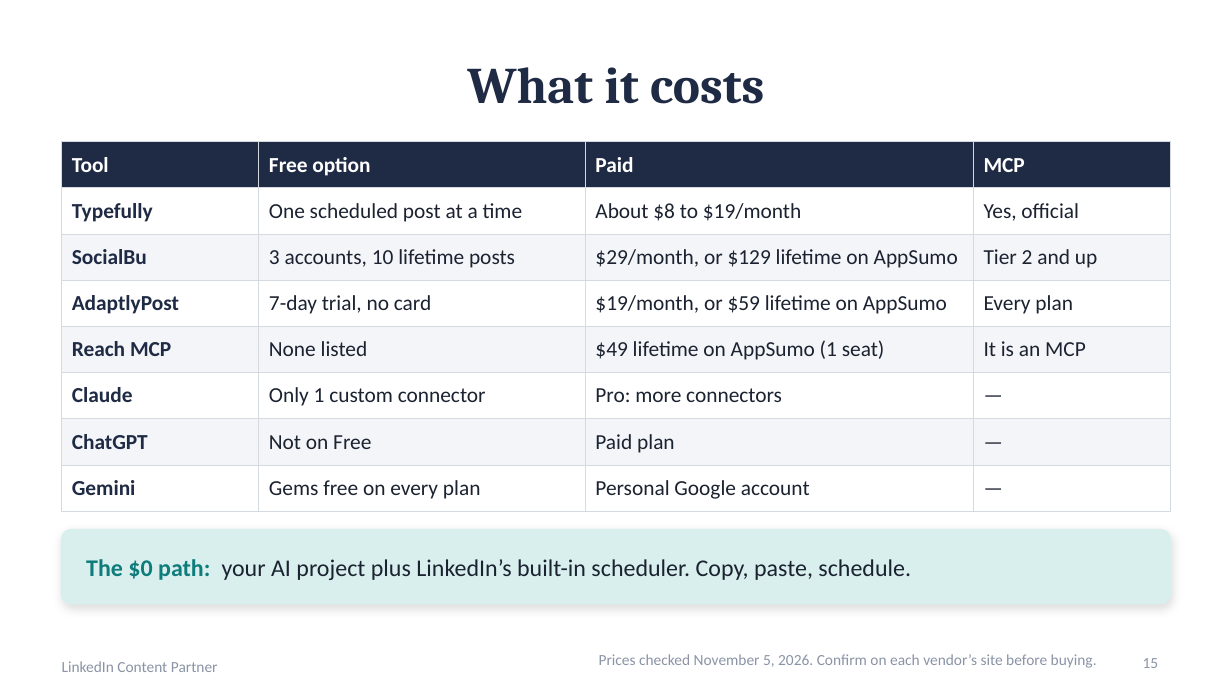
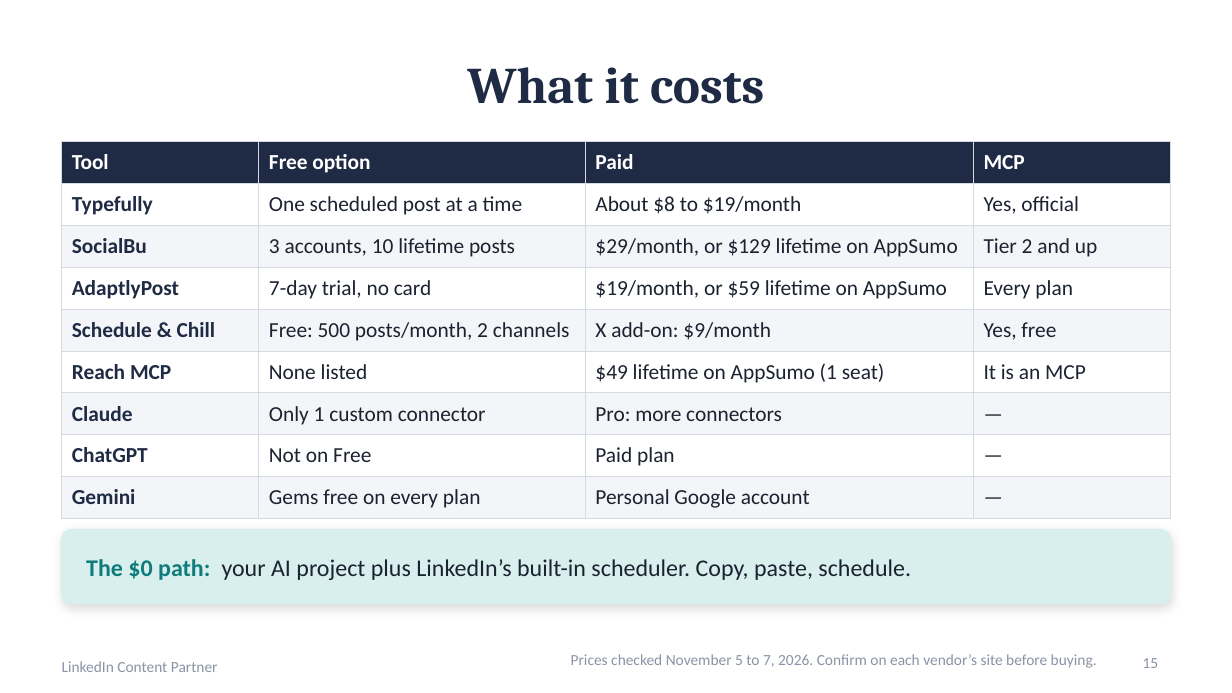
Before and after one commit to crystaljonespmp/LinkedIn-Content-Partner, a slide deck: slide 15 of PowerPoint/LinkedIn-Content-Partner-Slides.pptx. Drawn at 1232x693 pixels with LibreOffice and Linux fonts; fonts in the diff are those of the drawing. Boxes give left, top, right and bottom in pixels: in the first picture for what was removed or moved away, otherwise in the second. Text is boxed around its words. In the diff, an @@ line names an element or a change of style, - is before the commit and + after.

```diff
--- a/PowerPoint/LinkedIn-Content-Partner-Slides.pptx
+++ b/PowerPoint/LinkedIn-Content-Partner-Slides.pptx
@@ table at (62,142,1170,512) @@
+row 5: Schedule & Chill | Free: 500 posts/month, 2 channels | X add-on: $9/month | Yes, free
@@ text at (571,654,1097,668): text changed @@
-Prices checked November 5, 2026. Confirm on each vendor’s site before buying.
+Prices checked November 5 to 7, 2026. Confirm on each vendor’s site before buying.
```
Also in this commit, not shown: 1 other slide changed, 4 other files.
